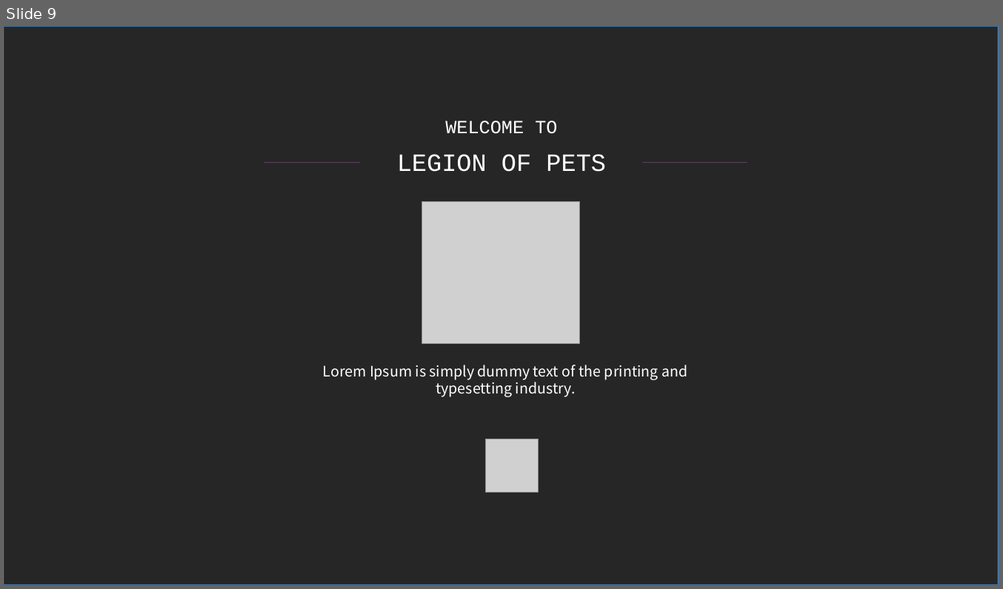
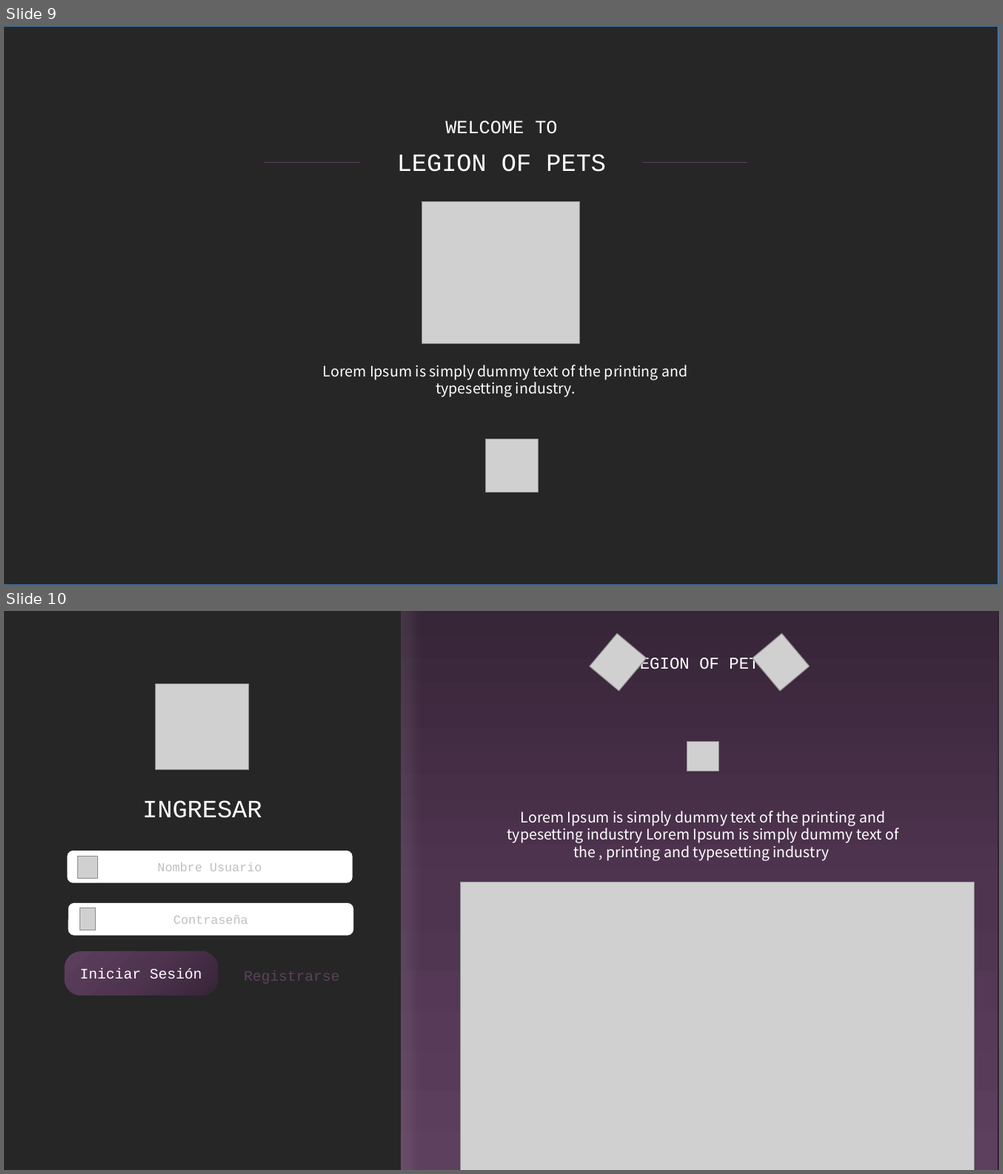
Before and after one commit to fafi-svg/App_web_vacunas, a slide deck: Documents_Desing/Diseños_veterinaria_vacunas.pptx. Shown one above the other, each under a label of ours: slide 9 before the commit, slides 9 and 10 after it. The pictures are 1003x589 and 1003x1174 pixels, drawn with LibreOffice and Linux fonts; fonts in the diff are those of the drawing; grey boxes stand for pictures; background and template pictures are left out. Boxes give left, top, right and bottom in pixels: in the first picture for what was removed or moved away, otherwise in the second. Text is boxed around its words. In the diff, an @@ line names an element or a change of style, - is before the commit and + after.

```diff
--- a/Documents_Desing/Diseños_veterinaria_vacunas.pptx
+++ b/Documents_Desing/Diseños_veterinaria_vacunas.pptx
@@ slide 10 added at (x1=4, y1=611, x2=999, y2=1170), background #FFFFFF @@
@@ rectangle added at (x1=4, y1=611, x2=998, y2=1170), fill gradient #382538 to #4F3550 to #5E3F5F, outline #332134 1 pt @@
@@ picture added at (x1=589, y1=634, x2=646, y2=691) @@
@@ picture added at (x1=752, y1=634, x2=808, y2=691) @@
@@ text added at (x1=629, y1=657, x2=768, y2=674), 16 pt, text #FFFFFF @@
+LEGION OF PETS
@@ picture added at (x1=156, y1=684, x2=249, y2=770) @@
@@ picture added at (x1=687, y1=741, x2=719, y2=771) @@
@@ group added at (x1=4, y1=611, x2=401, y2=1170): 3 rounded rectangles, 2 texts @@
+Nombre Usuario
+Contraseña
+Registrarse
+INGRESAR
@@ text added at (x1=506, y1=811, x2=898, y2=861), 14 pt, text #FFFFFF @@
+Lorem Ipsum is simply dummy text of the printing and typesetting industry Lorem Ipsum is simply dummy text of the , printing and typesetting industry
@@ picture added at (x1=78, y1=857, x2=98, y2=879) @@
@@ picture added at (x1=461, y1=883, x2=975, y2=1170) @@
@@ picture added at (x1=79, y1=908, x2=96, y2=931) @@
@@ rounded rectangle added at (x1=65, y1=952, x2=218, y2=996), fill gradient #382538 to #4F3550 to #5E3F5F, 14 pt, text #FFFFFF @@
+Iniciar Sesión
```
Also in this commit, not shown: 4 slides changed, 16 other slides added, 3 slides removed.
